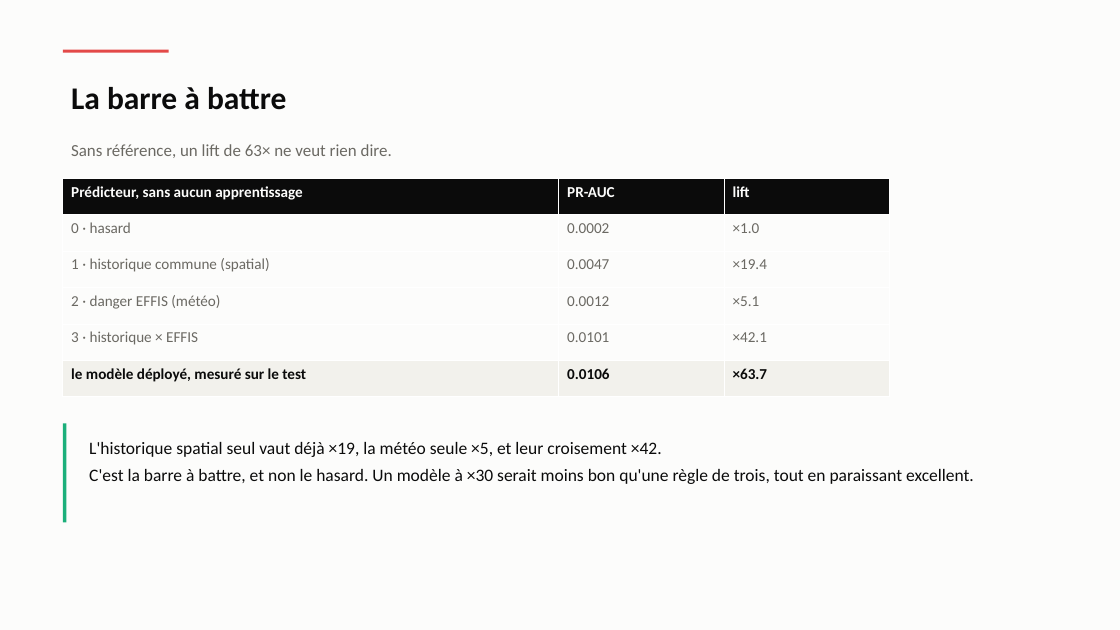
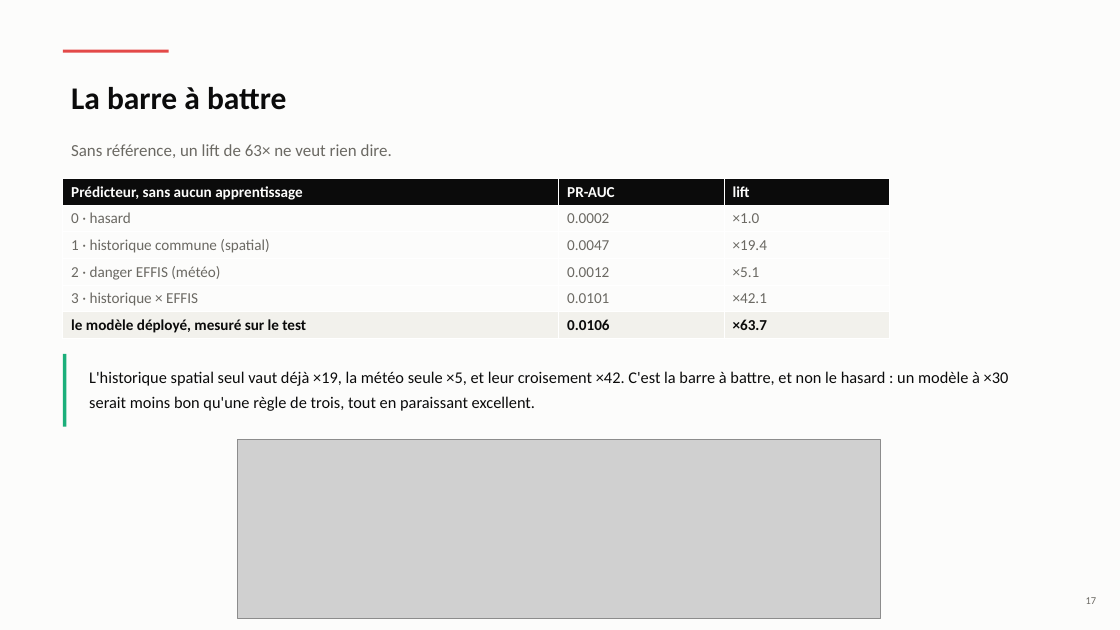
Before and after one commit to Hierogifle/terre-vent-feu-eau-data, a slide deck: slide 17 of presentation/soutenance.pptx. Drawn at 1120x630 pixels with LibreOffice and Linux fonts; fonts in the diff are those of the drawing; grey boxes stand for pictures. Boxes give left, top, right and bottom in pixels: in the first picture for what was removed or moved away, otherwise in the second. Text is boxed around its words. In the diff, an @@ line names an element or a change of style, - is before the commit and + after.

```diff
--- a/presentation/soutenance.pptx
+++ b/presentation/soutenance.pptx
@@ table resized from (x1=63, y1=179, x2=891, y2=397) to (x1=63, y1=179, x2=891, y2=338) @@
@@ rectangle resized from (x1=63, y1=423, x2=66, y2=523) to (x1=63, y1=354, x2=66, y2=427) @@
@@ text at (x1=89, y1=371, x2=1009, y2=411): text changed; size 15 to 14 pt @@
-L'historique spatial seul vaut déjà ×19, la météo seule ×5, et leur croisement ×42.
-C'est la barre à battre, et non le hasard. Un modèle à ×30 serait moins bon qu'une règle de trois, tout en paraissant excellent.
+L'historique spatial seul vaut déjà ×19, la météo seule ×5, et leur croisement ×42. C'est la barre à battre, et non le hasard : un modèle à ×30 serait moins bon qu'une règle de trois, tout en paraissant excellent.
@@ picture added at (x1=238, y1=440, x2=881, y2=619) @@
@@ text added at (x1=1086, y1=597, x2=1097, y2=604), 9 pt, text #6B6963 @@
+17
```
Also in this commit, not shown: 35 other slides changed, 2 other files.
